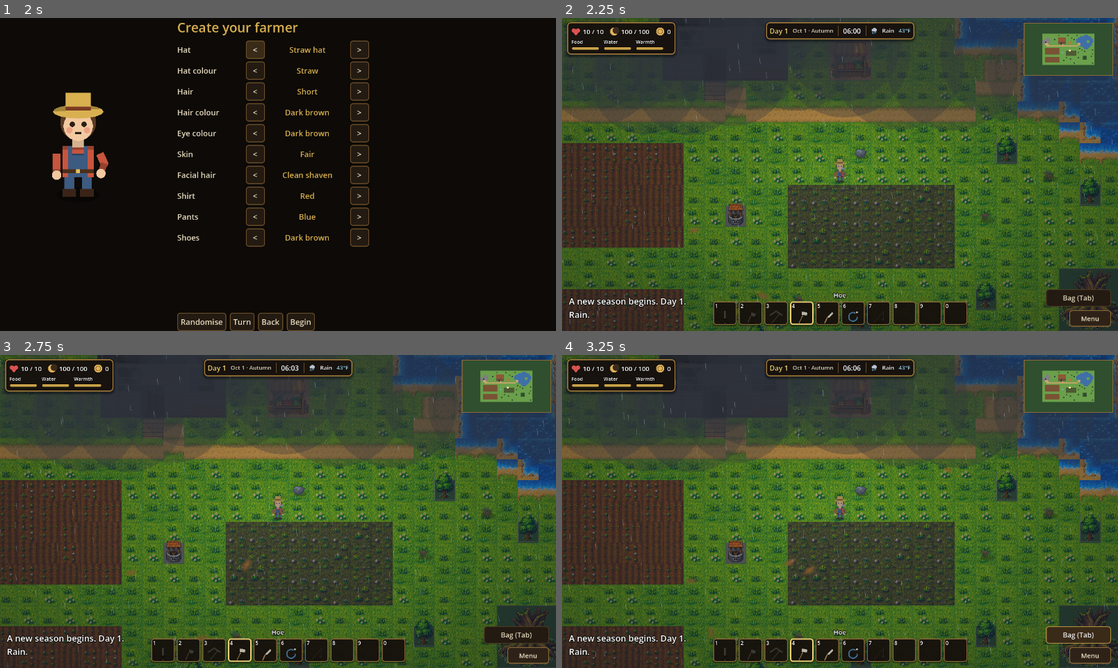
Above: before the commit, frames 1-4 (two rows, left to right).
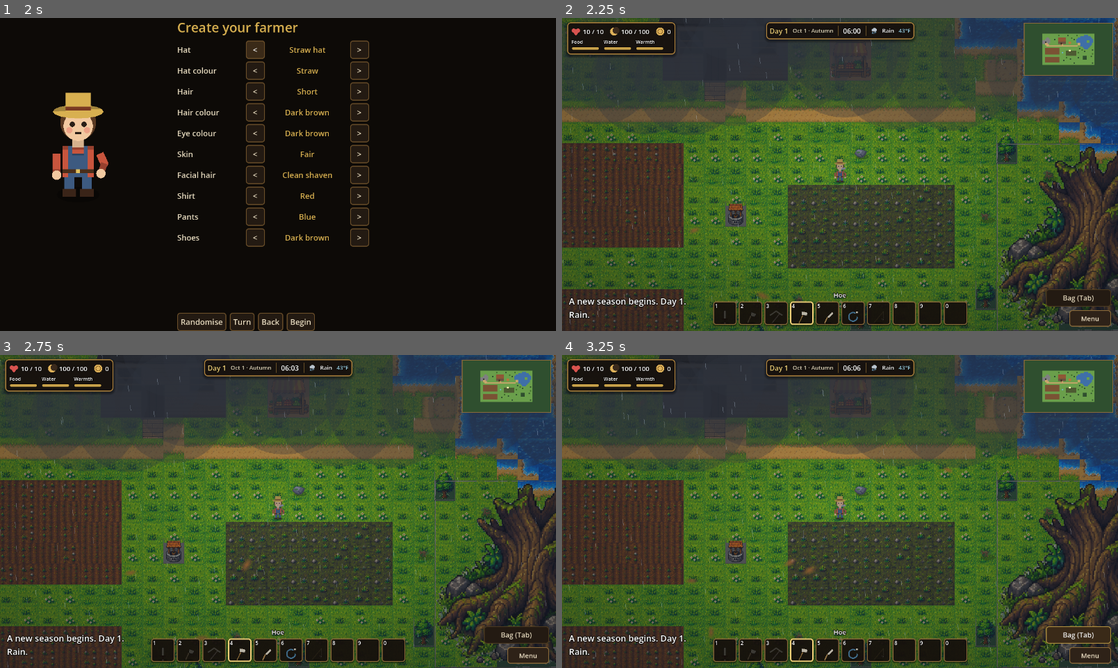
Above: after the commit, the same moments.

Repository: joshj1108/CrowCreekHollow
Game: Godot game, scene res://scenes/main.tscn
Two runs of this game, one before a commit and one after it. Both use one fixed random seed, a clock stepped at 60 frames per second and the inputs below.
Inputs:
- Up to frame 1 (2 s): click "New Game" at 0.5 s; click "Slot 1: empty" at 1.25 s
- Up to frame 2 (2.25 s): click "Begin" at 2 s
- Up to frame 3 (2.75 s): no input
- Up to frame 4 (3.25 s): click "Bag (Tab)" at 2.75 s

Frame 1 is identical in both runs. In frame 2, 6.5% of the frame differs, in the area x 78-100%, y 40-100%; in frame 3, 6.5%; in frame 4, 6.5%.

Commit message:
Draw the great tree larger than its 3 by 3 base, with depth by position
The base still blocks movement. The art is drawn 9 by 9 tiles, with its
base at the trunk. The player walks behind the canopy when north of the
base and in front of the base when south of it.

Co-Authored-By: Claude Haiku 5.5 <noreply@anthropic.com>
Claude-Session: https://claude.ai/code/session_016EvHBYyFANDWxunM27u84C

Diff:
--- a/scripts/main.gd
+++ b/scripts/main.gd
@@ -902,6 +902,7 @@
 var needs_temp: Label
 var message_label: Label
 var player    # Node2D with player.gd attached
+var big_tree_layer: Node2D  # the great tree's art; drawn over the player north of its base, under it south of it
 var camera: Camera2D
 # Full-screen fade for sleeping and collapsing. While a scene plays the world is frozen.
 var transitioning := false
@@ -1094,6 +1095,7 @@
 
 
 func _process(delta: float) -> void:
+	_update_big_tree_depth()
 	# F3 toggles the performance readout, even while a menu is open.
 	var f3_down := Input.is_physical_key_pressed(KEY_F3)
 	if f3_down and not perf_was_down:
@@ -1769,6 +1771,10 @@
 	goat_layer.visible = false
 	add_child(goat_layer)
 
+	big_tree_layer = Node2D.new()
+	big_tree_layer.draw.connect(_draw_big_tree_layer)
+	add_child(big_tree_layer)
+
 	player = Node2D.new()
 	player.set_script(load("res://scripts/player.gd"))
 	player.position = _tile_center(BORDER_X + INNER_W / 2, BORDER_Y + INNER_H / 2)
@@ -2208,6 +2214,31 @@
 	return []
 
 
+# The great tree's art is larger than its 3 by 3 base. The base blocks movement; the art above it does not.
+# BIG_TREE_ART_TILES is the art's size in tiles, and its bottom centre sits on the base's bottom centre.
+const BIG_TREE_ART_TILES := 9.0
+
+
+func _big_tree_base_bottom() -> Vector2:
+	var o := _big_tree_origin()
+	return Vector2((o.x + 1.5) * PX, (o.y + 3) * PX)
+
+
+# Behind the canopy when the player is north of the trunk base, in front of the base when south of it.
+func _update_big_tree_depth() -> void:
+	if big_tree_layer == null or player == null:
+		return
+	big_tree_layer.z_index = 1 if player.position.y < _big_tree_base_bottom().y else 0
+
+
+func _draw_big_tree_layer() -> void:
+	if not FARM_SPRITES:
+		return
+	var bottom := _big_tree_base_bottom()
+	var size := PX * BIG_TREE_ART_TILES
+	big_tree_layer.draw_texture_rect(FarmSprites.tex("prop_great_tree"), Rect2(bottom.x - size * 0.5, bottom.y - size, size, size), false)
+
+
 # Trees, the stall, the well and stumps, drawn after the ground so their bases sit on their tiles.
 func _draw_farm_props() -> void:
 	var stall_at := _world_tile(STALL_IX, STALL_IY)
@@ -2215,8 +2246,6 @@
 	var well_at := _world_tile(WELL_IX.x, WELL_IX.y)
 	var well_cell := _tile_rect(well_at)
 	draw_texture_rect(FarmSprites.tex("prop_well"), Rect2(well_cell.position.x, well_cell.end.y - PX * 1.2, PX, PX * 1.2), false)
-	var big := _big_tree_origin()
-	draw_texture_rect(FarmSprites.tex("prop_great_tree"), Rect2(_tile_rect(big).position, Vector2(PX * 3, PX * 3)), false)
 	for y in range(0, MAP_H):
 		for x in range(0, MAP_W):
 			var t := Vector2i(x, y)
Not shown, changed: DESIGN.md
